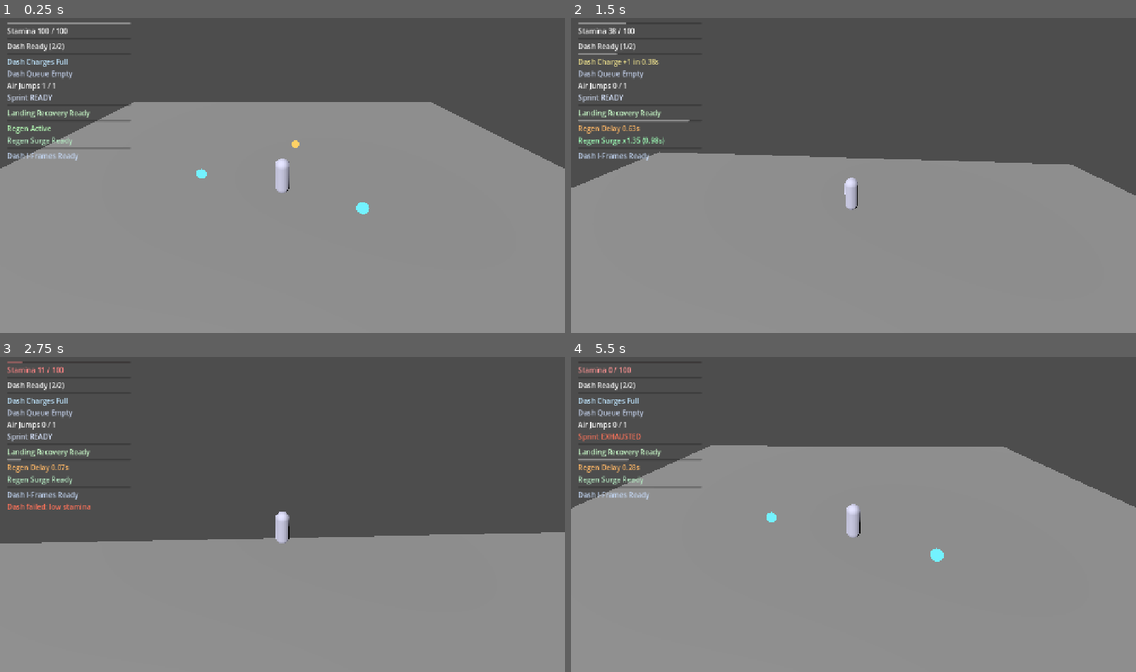
Above: before the commit, frames 1-4 (two rows, left to right).
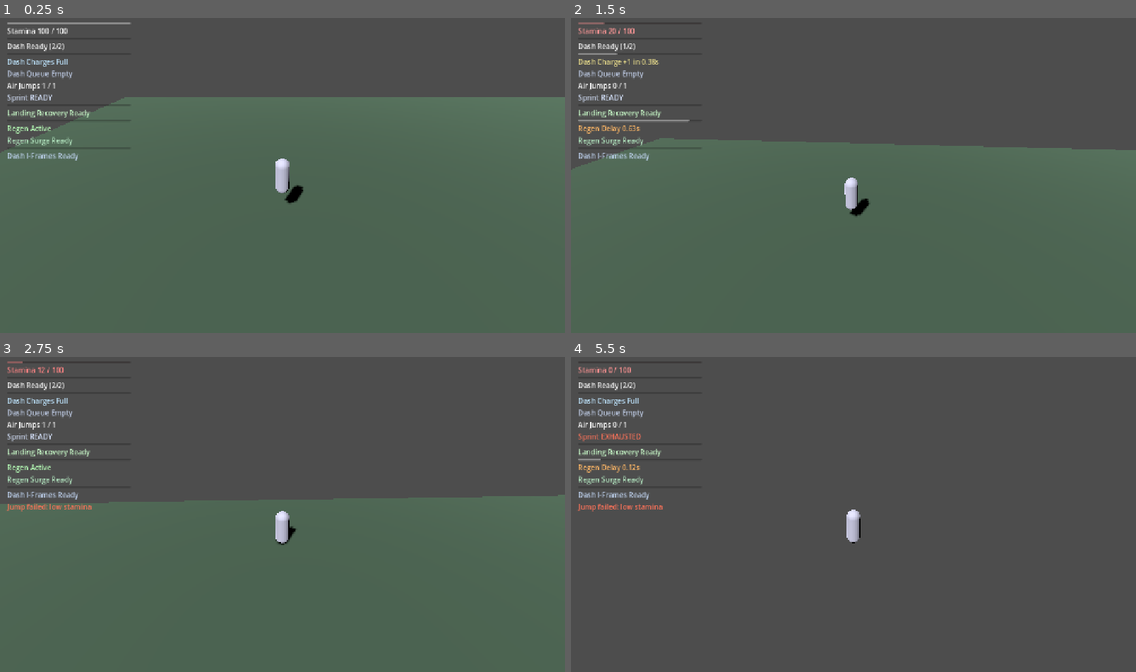
Above: after the commit, the same moments.

Repository: thegoatleroyjenkins/arpg-game
Game: Godot game, scene res://world/levels/open_world_3d.tscn
Two runs of this game, one before a commit and one after it. Both use one fixed random seed, a clock stepped at 60 frames per second and the inputs below. Before the commit the project starts from res://prototype3d/main_3d.tscn.
Inputs (mouse positions are in pixels of both pictures, inside the frame that each line leads up to):
- Up to frame 1 (0.25 s): no input
- Up to frame 2 (1.5 s): tap Enter (ui_accept) at 0.5 s; move the mouse to (881, 172) at 0.52 s; hold Shift (sprint) 0.53-1.28 s; hold W (move_up) from 0.53 s (still down); tap Q (dash) at 0.6 s; tap Space (jump) at 0.77, 1.07 s; move the mouse to (825, 175) at 1.27 s; tap Shift (sprint) at 1.35 s
- Up to frame 3 (2.75 s): keep holding W (move_up); tap Space (jump) at 1.52, 1.55, 1.82, 2.1 s; move the mouse to (293, 508) at 2.02 s; tap Q (dash) at 2.3 s
- Up to frame 4 (5.5 s): keep holding W (move_up); move the mouse to (847, 517) at 2.77 s; click (847, 517) at 2.85 s; tap Space (jump) at 3.02, 3.32, 3.77, 3.8, 4.07, 4.52, 4.82 s; tap Shift (sprint) at 3.05 s; move the mouse to (893, 517) at 3.52 s; tap R (camera_recenter) at 3.6 s; move the mouse to (808, 508) at 4.27 s; tap Q (dash) at 4.35 s; move the mouse to (859, 514) at 5.02 s; hold Shift (sprint) from 5.03 s (still down)

The runs differ from the first frame. In frame 1, 72% of the frame differs, in the area x 0-100%, y 25-100%; in frame 2, 59%; in frame 3, 51%; in frame 4, 67%.

Commit message:
Promote open-world level as default playable scene with chunk terrain

Diff:
--- a/project.godot
+++ b/project.godot
@@ -12,7 +12,7 @@
 
 config/name="Dark Realm ARPG"
 config/description="An action RPG game"
-run/main_scene="res://prototype3d/main_3d.tscn"
+run/main_scene="res://world/levels/open_world_3d.tscn"
 config/features=PackedStringArray("4.6", "GL Compatibility")
 config/icon="res://icon.svg"
 
--- a/prototype3d/player_3d.gd
+++ b/prototype3d/player_3d.gd
@@ -21,6 +21,7 @@
 signal stamina_action_failed(reason: String, remaining: float)
 signal dash_invulnerability_changed(remaining: float, max_value: float)
 signal stamina_regen_boost_changed(remaining: float, max_value: float, multiplier: float)
+signal sprint_efficiency_boost_changed(remaining: float, max_value: float, multiplier: float)
 
 var look_target: Vector3
 var respawn_position: Vector3
@@ -49,6 +50,9 @@
 var stamina_regen_boost_left: float = 0.0
 var stamina_regen_boost_max: float = 0.0
 var stamina_regen_boost_multiplier: float = 1.0
+var sprint_efficiency_boost_left: float = 0.0
+var sprint_efficiency_boost_max: float = 0.0
+var sprint_efficiency_boost_multiplier: float = 1.0
 var dash_trail_spawn_left: float = 0.0
 var sprinting_now: bool = false
 var camera_orbit_yaw: float = 0.0
@@ -83,6 +87,7 @@
 	_emit_stamina_regen_delay_changed()
 	_emit_dash_invulnerability_changed()
 	_emit_stamina_regen_boost_changed()
+	_emit_sprint_efficiency_boost_changed()
 	Input.set_mouse_mode(Input.MOUSE_MODE_CAPTURED)
 
 func _unhandled_input(event: InputEvent) -> void:
@@ -116,6 +121,12 @@
 			stamina_regen_boost_multiplier = 1.0
 			stamina_regen_boost_max = 0.0
 		_emit_stamina_regen_boost_changed()
+	if sprint_efficiency_boost_left > 0.0:
+		sprint_efficiency_boost_left = max(0.0, sprint_efficiency_boost_left - delta)
+		if sprint_efficiency_boost_left <= 0.0:
+			sprint_efficiency_boost_multiplier = 1.0
+			sprint_efficiency_boost_max = 0.0
+		_emit_sprint_efficiency_boost_changed()
 	_update_dash_invulnerability_visual(delta)
 
 	_handle_fall_reset_if_needed()
@@ -236,9 +247,12 @@
 		var sprint_resume_threshold: float = max(sprint_exhaust_threshold, tuning.sprint_resume_threshold)
 		if sprint_exhausted and stamina >= sprint_resume_threshold:
 			sprint_exhausted = false
-		if is_trying_to_sprint and not sprint_exhausted and _can_pay_stamina(tuning.sprint_stamina_per_second * delta):
+		var sprint_stamina_drain: float = tuning.sprint_stamina_per_second * delta
+		if sprint_efficiency_boost_left > 0.0:
+			sprint_stamina_drain /= max(1.0, sprint_efficiency_boost_multiplier)
+		if is_trying_to_sprint and not sprint_exhausted and _can_pay_stamina(sprint_stamina_drain):
 			is_sprinting = true
-			_use_stamina(tuning.sprint_stamina_per_second * delta)
+			_use_stamina(sprint_stamina_drain)
 			if stamina <= sprint_exhaust_threshold:
 				sprint_exhausted = true
 		else:
@@ -813,6 +827,18 @@
 	_emit_stamina_regen_boost_changed()
 	return max(0.0, stamina_regen_boost_left - previous_remaining)
 
+func apply_sprint_efficiency_boost(duration: float, multiplier: float) -> float:
+	var clamped_duration: float = max(0.0, duration)
+	var clamped_multiplier: float = max(1.0, multiplier)
+	if clamped_duration <= 0.0 or clamped_multiplier <= 1.0:
+		return 0.0
+	var previous_remaining: float = sprint_efficiency_boost_left
+	sprint_efficiency_boost_left = max(sprint_efficiency_boost_left, clamped_duration)
+	sprint_efficiency_boost_max = max(sprint_efficiency_boost_max, sprint_efficiency_boost_left)
+	sprint_efficiency_boost_multiplier = max(sprint_efficiency_boost_multiplier, clamped_multiplier)
+	_emit_sprint_efficiency_boost_changed()
+	return max(0.0, sprint_efficiency_boost_left - previous_remaining)
+
 func restore_air_jumps(count: int) -> int:
 	var grant_count: int = max(0, count)
 	if grant_count <= 0:
@@ -899,3 +925,6 @@
 
 func _emit_stamina_regen_boost_changed() -> void:
 	stamina_regen_boost_changed.emit(stamina_regen_boost_left, max(0.01, stamina_regen_boost_max), max(1.0, stamina_regen_boost_multiplier))
+
+func _emit_sprint_efficiency_boost_changed() -> void:
+	sprint_efficiency_boost_changed.emit(sprint_efficiency_boost_left, max(0.01, sprint_efficiency_boost_max), max(1.0, sprint_efficiency_boost_multiplier))
--- a/prototype3d/stamina_pickup_3d.gd
+++ b/prototype3d/stamina_pickup_3d.gd
@@ -31,6 +31,10 @@
 @export var regen_boost_duration: float = 1.6
 @export_range(1.0, 4.0, 0.05) var regen_boost_multiplier: float = 1.35
 
+@export_group("Sprint Efficiency")
+@export var sprint_efficiency_boost_duration: float = 2.4
+@export_range(1.0, 4.0, 0.05) var sprint_efficiency_boost_multiplier: float = 1.5
+
 @export_group("Line of Sight")
 @export var magnet_requires_line_of_sight: bool = true
 @export_flags_3d_physics var magnet_line_of_sight_collision_mask: int = 1
@@ -117,7 +121,8 @@
 	var wants_stamina: bool = _target_needs_stamina_for_collection(target)
 	var wants_dash_recovery: bool = _target_needs_dash_recovery(target, min_collect_missing_dash_ratio)
 	var wants_air_jump_recovery: bool = _target_needs_air_jump_recovery(target, min_collect_missing_air_jump_ratio)
-	if not wants_stamina and not wants_dash_recovery and not wants_air_jump_recovery:
+	var wants_sprint_efficiency_boost: bool = _target_needs_sprint_efficiency_boost(target)
+	if not wants_stamina and not wants_dash_recovery and not wants_air_jump_recovery and not wants_sprint_efficiency_boost:
 		return
 
 	var restored: float = 0.0
@@ -136,7 +141,11 @@
 	if regen_boost_duration > 0.0 and regen_boost_multiplier > 1.0 and target.has_method("apply_stamina_regen_boost"):
 		regen_boost_applied = float(target.call("apply_stamina_regen_boost", regen_boost_duration, regen_boost_multiplier))
 
-	if restored <= 0.0 and dash_recovered <= 0.0 and air_jumps_recovered <= 0 and regen_boost_applied <= 0.0:
+	var sprint_efficiency_boost_applied: float = 0.0
+	if wants_sprint_efficiency_boost and sprint_efficiency_boost_duration > 0.0 and sprint_efficiency_boost_multiplier > 1.0 and target.has_method("apply_sprint_efficiency_boost"):
+		sprint_efficiency_boost_applied = float(target.call("apply_sprint_efficiency_boost", sprint_efficiency_boost_duration, sprint_efficiency_boost_multiplier))
+
+	if restored <= 0.0 and dash_recovered <= 0.0 and air_jumps_recovered <= 0 and regen_boost_applied <= 0.0 and sprint_efficiency_boost_applied <= 0.0:
 		return
 	_deactivate()
 
--- a/systems/world/world_streamer.gd
+++ b/systems/world/world_streamer.gd
@@ -49,7 +49,7 @@
 	var file := FileAccess.open(path, FileAccess.READ)
 	if file == null:
 		return {}
-	var parsed := JSON.parse_string(file.get_as_text())
+	var parsed: Variant = JSON.parse_string(file.get_as_text())
 	if typeof(parsed) != TYPE_DICTIONARY:
 		return {}
 	var stream_data: Dictionary = parsed.get("streaming", {})
@@ -63,7 +63,7 @@
 	return parsed
 
 func _world_to_chunk(pos: Vector3) -> Vector2i:
-	var size := max(1.0, chunk_size_meters)
+	var size: float = max(1.0, chunk_size_meters)
 	return Vector2i(floori(pos.x / size), floori(pos.z / size))
 
 func _chunk_id_at(grid_x: int, grid_y: int) -> String:
--- /dev/null
+++ b/world/levels/open_world_3d.tscn
@@ -0,0 +1,238 @@
+[gd_scene load_steps=9 format=3]
+
+[ext_resource type="Script" path="res://prototype3d/player_3d.gd" id="1_player_script"]
+[ext_resource type="Script" path="res://prototype3d/stamina_hud_3d.gd" id="2_stamina_hud_script"]
+[ext_resource type="Script" path="res://prototype3d/pause_menu_3d.gd" id="3_pause_menu_script"]
+[ext_resource type="Script" path="res://systems/world/world_streamer.gd" id="4_world_streamer"]
+[ext_resource type="Script" path="res://world/levels/open_world_level_controller.gd" id="5_world_controller"]
+
+[sub_resource type="CapsuleShape3D" id="CapsuleShape3D_player"]
+radius = 0.35
+height = 1.7
+
+[sub_resource type="CapsuleMesh" id="CapsuleMesh_player"]
+radius = 0.35
+mid_height = 1.0
+
+[node name="OpenWorld3D" type="Node3D"]
+
+[node name="DirectionalLight3D" type="DirectionalLight3D" parent="."]
+position = Vector3(0, 40, 0)
+rotation = Vector3(-0.9, -0.45, 0)
+light_energy = 1.35
+shadow_enabled = true
+
+[node name="WorldEnvironment" type="WorldEnvironment" parent="."]
+
+[node name="ChunkRoot" type="Node3D" parent="."]
+
+[node name="Player" type="CharacterBody3D" parent="."]
+position = Vector3(24, 2, 24)
+script = ExtResource("1_player_script")
+
+[node name="CollisionShape3D" type="CollisionShape3D" parent="Player"]
+position = Vector3(0, 0.85, 0)
+shape = SubResource("CapsuleShape3D_player")
+
+[node name="MeshInstance3D" type="MeshInstance3D" parent="Player"]
+position = Vector3(0, 0.85, 0)
+mesh = SubResource("CapsuleMesh_player")
+
+[node name="CameraPivot" type="Node3D" parent="Player"]
+position = Vector3(0, 6, 8)
+
+[node name="Camera3D" type="Camera3D" parent="Player/CameraPivot"]
+current = true
+
+[node name="WorldStreamer" type="Node" parent="."]
+script = ExtResource("4_world_streamer")
+player_path = NodePath("../Player")
+world_layout_json = "res://data/world/world_map_layout.json"
+chunk_size_meters = 256.0
+active_radius_chunks = 1
+preload_radius_chunks = 2
+unload_hysteresis_seconds = 6.0
+
+[node name="OpenWorldController" type="Node3D" parent="."]
+script = ExtResource("5_world_controller")
+chunk_root_path = NodePath("../ChunkRoot")
+world_streamer_path = NodePath("../WorldStreamer")
+world_layout_json = "res://data/world/world_map_layout.json"
+
+[node name="StaminaHud" type="CanvasLayer" parent="."]
+script = ExtResource("2_stamina_hud_script")
+
+[node name="MarginContainer" type="MarginContainer" parent="StaminaHud"]
+offset_left = 16.0
+offset_top = 16.0
+offset_right = 296.0
+offset_bottom = 96.0
+
+[node name="VBoxContainer" type="VBoxContainer" parent="StaminaHud/MarginContainer"]
+layout_mode = 2
+
+[node name="StaminaBar" type="ProgressBar" parent="StaminaHud/MarginContainer/VBoxContainer"]
+layout_mode = 2
+max_value = 100.0
+value = 100.0
+show_percentage = false
+
+[node name="StaminaLabel" type="Label" parent="StaminaHud/MarginContainer/VBoxContainer"]
+layout_mode = 2
+text = "Stamina 100 / 100"
+
+[node name="DashCooldownBar" type="ProgressBar" parent="StaminaHud/MarginContainer/VBoxContainer"]
+layout_mode = 2
+max_value = 0.65
+value = 0.0
+show_percentage = false
+
+[node name="DashCooldownLabel" type="Label" parent="StaminaHud/MarginContainer/VBoxContainer"]
+layout_mode = 2
+text = "Dash Ready"
+
+[node name="DashChargeRechargeBar" type="ProgressBar" parent="StaminaHud/MarginContainer/VBoxContainer"]
+layout_mode = 2
+max_value = 1.25
+value = 0.0
+show_percentage = false
+
+[node name="DashChargeRechargeLabel" type="Label" parent="StaminaHud/MarginContainer/VBoxContainer"]
+layout_mode = 2
+text = "Dash Charges Full"
+
+[node name="DashBufferLabel" type="Label" parent="StaminaHud/MarginContainer/VBoxContainer"]
+layout_mode = 2
+text = "Dash Queue Empty"
+
+[node name="AirJumpLabel" type="Label" parent="StaminaHud/MarginContainer/VBoxContainer"]
+layout_mode = 2
+text = "Air Jumps 1 / 1"
+
+[node name="SprintStateLabel" type="Label" parent="StaminaHud/MarginContainer/VBoxContainer"]
+layout_mode = 2
+text = "Sprint READY"
+
+[node name="LandingRecoveryBar" type="ProgressBar" parent="StaminaHud/MarginContainer/VBoxContainer"]
+layout_mode = 2
+max_value = 0.18
+value = 0.0
+show_percentage = false
+
+[node name="LandingRecoveryLabel" type="Label" parent="StaminaHud/MarginContainer/VBoxContainer"]
+layout_mode = 2
+text = "Landing Recovery Ready"
+
+[node name="StaminaRegenDelayBar" type="ProgressBar" parent="StaminaHud/MarginContainer/VBoxContainer"]
+layout_mode = 2
+max_value = 0.7
+value = 0.0
+show_percentage = false
+
+[node name="StaminaRegenDelayLabel" type="Label" parent="StaminaHud/MarginContainer/VBoxContainer"]
+layout_mode = 2
+text = "Regen Active"
+
+[node name="StaminaRegenBoostLabel" type="Label" parent="StaminaHud/MarginContainer/VBoxContainer"]
+layout_mode = 2
+text = "Regen Surge Ready"
+
+[node name="DashInvulnerabilityBar" type="ProgressBar" parent="StaminaHud/MarginContainer/VBoxContainer"]
+layout_mode = 2
+max_value = 0.12
+value = 0.0
+show_percentage = false
+
+[node name="DashInvulnerabilityLabel" type="Label" parent="StaminaHud/MarginContainer/VBoxContainer"]
+layout_mode = 2
+text = "Dash I-Frames Ready"
+
+[node name="StaminaWarningLabel" type="Label" parent="StaminaHud/MarginContainer/VBoxContainer"]
+visible = false
+layout_mode = 2
+text = "Dash failed: low stamina"
+
+[node name="PauseMenu" type="CanvasLayer" parent="."]
+process_mode = 3
+script = ExtResource("3_pause_menu_script")
+
+[node name="CenterContainer" type="CenterContainer" parent="PauseMenu"]
+anchors_preset = 15
+anchor_right = 1.0
+anchor_bottom = 1.0
+grow_horizontal = 2
+grow_vertical = 2
+
+[node name="PanelContainer" type="PanelContainer" parent="PauseMenu/CenterContainer"]
+custom_minimum_size = Vector2(460, 0)
+
+[node name="MarginContainer" type="MarginContainer" parent="PauseMenu/CenterContainer/PanelContainer"]
+theme_override_constants/margin_left = 20
+theme_override_constants/margin_top = 20
+theme_override_constants/margin_right = 20
+theme_override_constants/margin_bottom = 20
+
+[node name="VBoxContainer" type="VBoxContainer" parent="PauseMenu/CenterContainer/PanelContainer/MarginContainer"]
+layout_mode = 2
+theme_override_constants/separation = 10
+
+[node name="Title" type="Label" parent="PauseMenu/CenterContainer/PanelContainer/MarginContainer/VBoxContainer"]
+layout_mode = 2
+theme_override_font_sizes/font_size = 30
+text = "Paused"
+horizontal_alignment = 1
+
+[node name="Subtitle" type="Label" parent="PauseMenu/CenterContainer/PanelContainer/MarginContainer/VBoxContainer"]
+layout_mode = 2
+text = "Esc to resume"
+horizontal_alignment = 1
+
+[node name="SensitivityRow" type="HBoxContainer" parent="PauseMenu/CenterContainer/PanelContainer/MarginContainer/VBoxContainer"]
+layout_mode = 2
+theme_override_constants/separation = 8
+
+[node name="SensitivityLabel" type="Label" parent="PauseMenu/CenterContainer/PanelContainer/MarginContainer/VBoxContainer/SensitivityRow"]
+layout_mode = 2
+size_flags_horizontal = 3
+text = "Camera Sensitivity"
+
+[node name="SensitivitySlider" type="HSlider" parent="PauseMenu/CenterContainer/PanelContainer/MarginContainer/VBoxContainer/SensitivityRow"]
+layout_mode = 2
+size_flags_horizontal = 3
+min_value = 0.02
+max_value = 0.4
+step = 0.01
+value = 0.1
+
+[node name="SensitivityValue" type="Label" parent="PauseMenu/CenterContainer/PanelContainer/MarginContainer/VBoxContainer/SensitivityRow"]
+layout_mode = 2
+custom_minimum_size = Vector2(44, 0)
+text = "0.10"
+
+[node name="FullscreenToggle" type="CheckButton" parent="PauseMenu/CenterContainer/PanelContainer/MarginContainer/VBoxContainer"]
+layout_mode = 2
+text = "Fullscreen"
+
+[node name="HudToggle" type="CheckButton" parent="PauseMenu/CenterContainer/PanelContainer/MarginContainer/VBoxContainer"]
+layout_mode = 2
+text = "Show HUD"
+button_pressed = true
+
+[node name="MouseCaptureToggle" type="CheckButton" parent="PauseMenu/CenterContainer/PanelContainer/MarginContainer/VBoxContainer"]
+layout_mode = 2
+text = "Capture mouse on resume"
+button_pressed = true
+
+[node name="ButtonRow" type="HBoxContainer" parent="PauseMenu/CenterContainer/PanelContainer/MarginContainer/VBoxContainer"]
+layout_mode = 2
+theme_override_constants/separation = 8
+
+[node name="ResumeButton" type="Button" parent="PauseMenu/CenterContainer/PanelContainer/MarginContainer/VBoxContainer/ButtonRow"]
+layout_mode = 2
+size_flags_horizontal = 3
+text = "Resume"
+
+[node name="QuitButton" type="Button" parent="PauseMenu/CenterContainer/PanelContainer/MarginContainer/VBoxContainer/ButtonRow"]
+layout_mode = 2
+size_flags_horizontal = 3
+text = "Quit Game"
--- /dev/null
+++ b/world/levels/open_world_level_controller.gd
@@ -0,0 +1,142 @@
+extends Node3D
+
+@export_file("*.json") var world_layout_json: String = "res://data/world/world_map_layout.json"
+@export var chunk_root_path: NodePath = NodePath("../ChunkRoot")
+@export var world_streamer_path: NodePath = NodePath("../WorldStreamer")
+
+var _chunk_nodes: Dictionary = {}
+
+func _ready() -> void:
+	var chunk_root := get_node_or_null(chunk_root_path) as Node3D
+	if chunk_root == null:
+		push_warning("OpenWorldLevelController: ChunkRoot not found.")
+		return
+
+	var layout := _load_layout(world_layout_json)
+	if layout.is_empty():
+		push_warning("OpenWorldLevelController: layout missing/invalid: %s" % world_layout_json)
+		return
+
+	var chunk_size: float = float(layout.get("chunk_size_meters", 256.0))
+	var biome_color_by_id := _build_biome_color_map(layout)
+
+	for chunk_variant in layout.get("chunks", []):
+		if typeof(chunk_variant) != TYPE_DICTIONARY:
+			continue
+		var chunk: Dictionary = chunk_variant
+		var chunk_id: String = str(chunk.get("id", "")).strip_edges()
+		if chunk_id.is_empty():
+			continue
+		var grid_x := int(chunk.get("grid_x", 0))
+		var grid_y := int(chunk.get("grid_y", 0))
+		var biome_id := str(chunk.get("biome", ""))
+		var biome_color: Color = biome_color_by_id.get(biome_id, Color(0.2, 0.25, 0.2))
+
+		var chunk_node := _create_chunk_node(chunk_id, grid_x, grid_y, chunk_size, biome_color)
+		chunk_root.add_child(chunk_node)
+		_chunk_nodes[chunk_id] = chunk_node
+
+	_wire_streaming_signals()
+
+func _load_layout(path: String) -> Dictionary:
+	if path.is_empty() or not FileAccess.file_exists(path):
+		return {}
+	var file := FileAccess.open(path, FileAccess.READ)
+	if file == null:
+		return {}
+	var parsed: Variant = JSON.parse_string(file.get_as_text())
+	if typeof(parsed) != TYPE_DICTIONARY:
+		return {}
+	return parsed
+
+func _build_biome_color_map(layout: Dictionary) -> Dictionary:
+	var result: Dictionary = {}
+	for biome_variant in layout.get("biomes", []):
+		if typeof(biome_variant) != TYPE_DICTIONARY:
+			continue
+		var biome: Dictionary = biome_variant
+		var biome_id: String = str(biome.get("id", "")).strip_edges()
+		if biome_id.is_empty():
+			continue
+		var color_hint: String = str(biome.get("color_hint", "#445566"))
+		result[biome_id] = Color(color_hint)
+	return result
+
+func _create_chunk_node(chunk_id: String, grid_x: int, grid_y: int, chunk_size: float, biome_color: Color) -> Node3D:
+	var chunk_node := Node3D.new()
+	chunk_node.name = chunk_id
+	chunk_node.position = Vector3(float(grid_x) * chunk_size, 0.0, float(grid_y) * chunk_size)
+
+	var ground_body := StaticBody3D.new()
+	ground_body.name = "Ground"
+	chunk_node.add_child(ground_body)
+
+	var collision := CollisionShape3D.new()
+	var box_shape := BoxShape3D.new()
+	box_shape.size = Vector3(chunk_size, 1.0, chunk_size)
+	collision.shape = box_shape
+	collision.position = Vector3(chunk_size * 0.5, -0.5, chunk_size * 0.5)
+	ground_body.add_child(collision)
+
+	var mesh_instance := MeshInstance3D.new()
+	var box_mesh := BoxMesh.new()
+	box_mesh.size = Vector3(chunk_size, 1.0, chunk_size)
+	mesh_instance.mesh = box_mesh
+	mesh_instance.position = Vector3(chunk_size * 0.5, -0.5, chunk_size * 0.5)
+
+	var mat := StandardMaterial3D.new()
+	mat.albedo_color = biome_color.darkened(0.15)
+	mat.roughness = 0.95
+	mesh_instance.material_override = mat
+	ground_body.add_child(mesh_instance)
+
+	_add_chunk_props(chunk_node, chunk_id, chunk_size)
+	return chunk_node
+
+func _add_chunk_props(chunk_node: Node3D, chunk_id: String, chunk_size: float) -> void:
+	var prop_paths := [
+		"res://generated_assets/props/crate_oak.tscn",
+		"res://generated_assets/props/crate_reinforced.tscn",
+		"res://generated_assets/props/pillar_stone.tscn",
+		"res://generated_assets/props/rock_small.tscn",
+		"res://generated_assets/props/rock_large.tscn"
+	]
+	var rng: RandomNumberGenerator = RandomNumberGenerator.new()
+	rng.seed = abs(hash(chunk_id))
+	var count: int = 8
+	for i in count:
+		var path: String = prop_paths[rng.randi_range(0, prop_paths.size() - 1)]
+		var scene: PackedScene = load(path) as PackedScene
+		if scene == null:
+			continue
+		var prop: Node3D = scene.instantiate() as Node3D
+		if prop == null:
+			continue
+		prop.position = Vector3(
+			rng.randf_range(10.0, chunk_size - 10.0),
+			0.0,
+			rng.randf_range(10.0, chunk_size - 10.0)
+		)
+		prop.rotation.y = rng.randf_range(0.0, TAU)
+		var scale_jitter: float = rng.randf_range(0.85, 1.35)
+		prop.scale = Vector3.ONE * scale_jitter
+		chunk_node.add_child(prop)
+
+func _wire_streaming_signals() -> void:
+	var streamer: Node = get_node_or_null(world_streamer_path)
+	if streamer == null:
+		return
+	if streamer.has_signal("chunk_should_load"):
+		streamer.chunk_should_load.connect(_on_chunk_should_load)
+	if streamer.has_signal("chunk_should_unload"):
+		streamer.chunk_should_unload.connect(_on_chunk_should_unload)
+
+func _on_chunk_should_load(chunk_id: String) -> void:
+	var chunk: Variant = _chunk_nodes.get(chunk_id)
+	if chunk is Node3D:
+		chunk.visible = true
+
+func _on_chunk_should_unload(chunk_id: String) -> void:
+	var chunk: Variant = _chunk_nodes.get(chunk_id)
+	if chunk is Node3D:
+		chunk.visible = false
Not shown, changed: README.md
